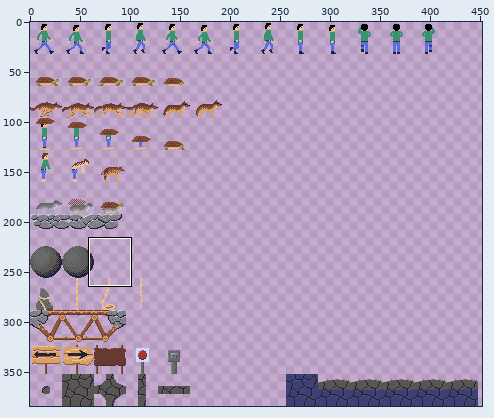
A sprite sheet gets an edit: android/assets/img/spritesheet.png. Above: a wide view before the commit, with the close-up outlined.
Close-up. Earlier state:
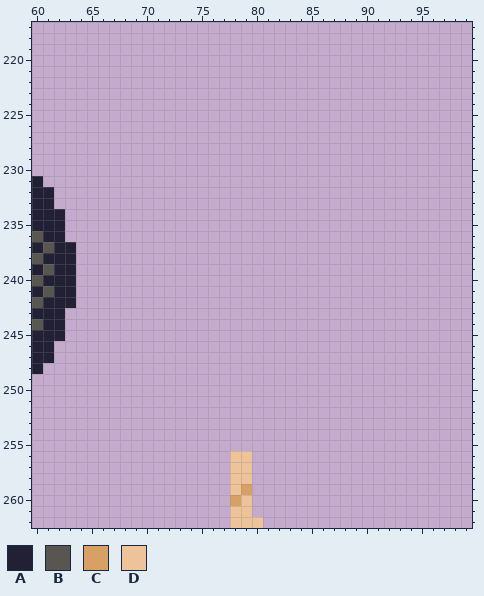
The file is 512x384 pixels. Shown: x 60..99, y 217..262. The wide view leaves out empty margins.
Palette (. is transparent): A #222034  B #595652  C #d9a066  D #eec39a
Pixels before, first column x 60:
231 A....................
232 AA...................
233 AA...................
234 AAA..................
235 AAA..................
236 BAA..................
237 ABAA.................
238 BAAA.................
239 ABAA.................
240 BAAA.................
241 ABAA.................
242 BAAA.................
243 AAA..................
244 BAA..................
245 AAA..................
246 AA...................
247 AA...................
248 A....................
249 .....................
250 .....................
251 .....................
252 .....................
253 .....................
254 .....................
255 .....................
256 ..................DD.
257 ..................DD.
258 ..................DD.
259 ..................DC.
260 ..................CD.
261 ..................DD.
262 ..................DDD
New version:
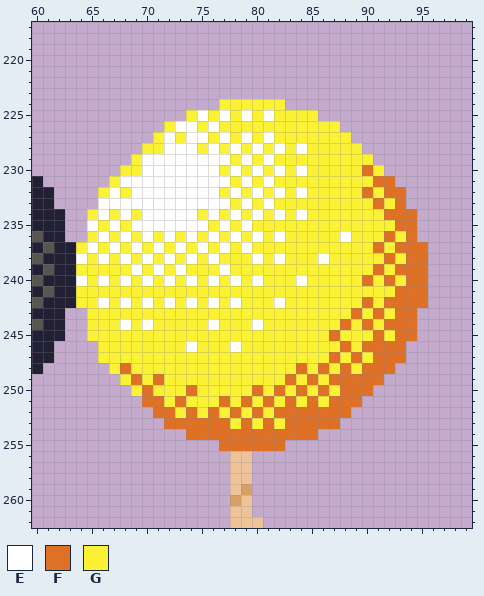
Colours new in this view: E #ffffff  F #df7126  G #fbf236
Message: golden ballz
The exact change:
Changed rows in their new state; - is an unchanged pixel.
first column x 64:
224 -------------GGGGGG-------------
225 ----------GEGEGEGEGGGG----------
226 --------GEEGEGGGGGGGGGGG--------
227 -------GEGEEGEGEGEGGGGGGG-------
228 ------GGEEEGEGEGEGEGEGGGGG------
229 -----GEEEEEEEEGEGEGGGGGGGGG-----
230 ----GGEEEEEEEGEGEGEGEGGGGGFG----
231 ---GEEEEEEEEEEGEGEGGGGGGGGGFF---
232 --GEGEEEEEEEEGEGEGEGEGGGGGFGFF--
233 --EEEEEEEEEEEEGEGEGGGGGGGGGFGF--
234 -GEGEGEEEEEGEGEGEGEGEGGGGGGGFFF-
235 -EGEGEEEEEEEGEGEGGGGGGGGGGGGGFF-
236 -GEGEGEGEGEGEGEGEGEGGGGGEGGGFGF-
237 GEGEGEGEGEGEGEGEGGGGGGGGGGGFGFFF
238 EGEGEGEGEGEGEGGGEGEGGGEGGGGGFGFF
239 GGGGGEGEGEGGGEGGGGGGGGGGGGGFGFFF
240 EGEGEGEGEGEGEGEGEGGGEGGGGGFGFGFF
241 GGGGGGGGGGGGGGGGGGGGGGGGGGGGGFFF
242 GGEGEGEGEGEGEGEGGGEGGGGGGGFGFFFF
243 -GGGGGGGGGGGGGGGGGGGGGGGGFGFGFF-
244 -GGGEGEGGGGGEGGGEGGGGGGGFGFGFFF-
245 -GGGGGGGGGGGGGGGGGGGGGGFGGGFGFF-
246 --GGGGGGGGEGGGEGGGGGGGGGFGFFFF--
247 --GGGGGGGGGGGGGGGGGGGGGFGFGFFF--
248 ---GFGGGGGGGGGGGGGGGFGFGFGFFF---
249 ----GFGFGGGGGGGGGGGFGFGFFFFF----
250 -----GFGGGFGGGGGFGFGFGFGFFF-----
251 ------FFGFGGGFGFGFGFGFGFFF------
252 -------FFGFGFGFGFGFFFFFFF-------
253 --------FFFFFFGFGFGFFFFF--------
254 ----------FFFFFFFFFFFF----------
255 -------------FFFFFF-------------
Boxes around the changes in both close-ups, in picture pixels (x1, y1, x2, y2):
added: (76, 99, 428, 451)
